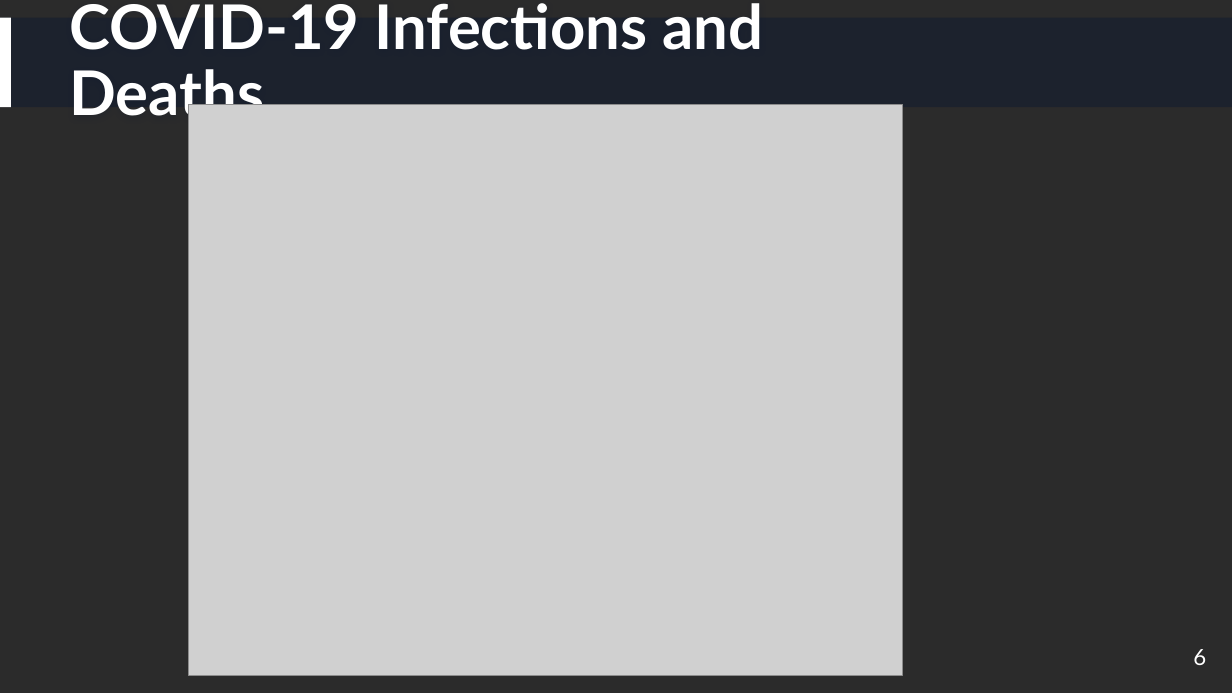
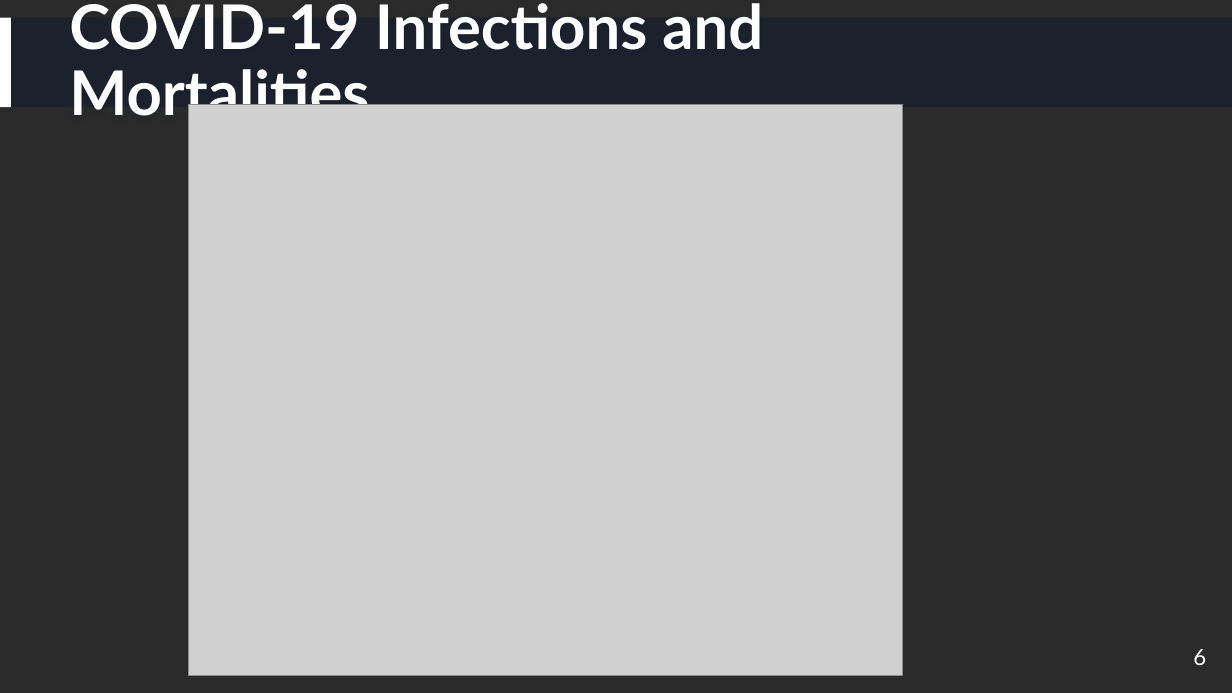
Before and after one commit to havyjavy/Healthcare-and-Covid-19, a slide deck: slide 6 of Behavioral_Economic_Factors_and_COVID-19.pptx. Drawn at 1232x693 pixels with LibreOffice and Linux fonts; fonts in the diff are those of the drawing; grey boxes stand for pictures; background and template pictures are left out; a plain dark background stands for a picture behind light text. Boxes give left, top, right and bottom in pixels: in the first picture for what was removed or moved away, otherwise in the second. Text is boxed around its words. In the diff, an @@ line names an element or a change of style, - is before the commit and + after.

Commit message:
Changed deaths to mortalities in powerpoint. Updated boxplot to show mortalities.  Updated notebook name to mortalities as well.

```diff
--- a/Behavioral_Economic_Factors_and_COVID-19.pptx
+++ b/Behavioral_Economic_Factors_and_COVID-19.pptx
@@ title at [69, 3, 763, 127]: text changed @@
-COVID-19 Infections and Deaths
+COVID-19 Infections and Mortalities
```
Also in this commit, not shown: 4 other slides changed, 2 other files.
